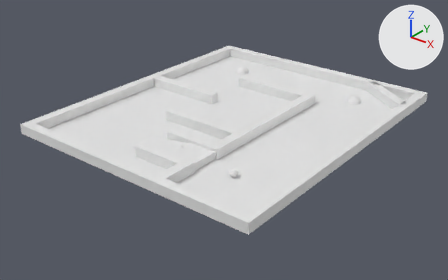
Two versions of the Blender file scenes/levels/lvl3.blend, one commit apart.
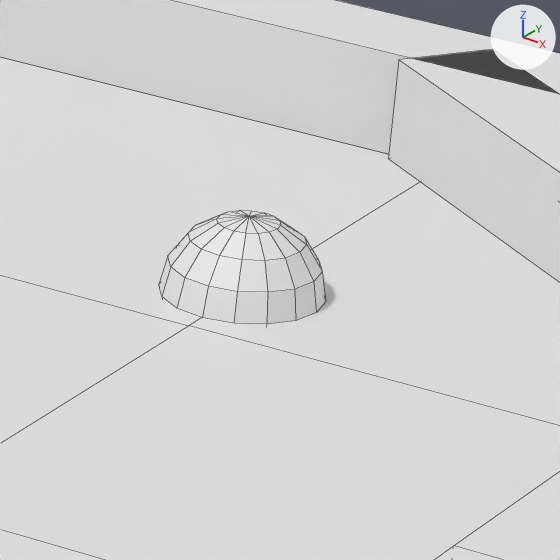
The first picture shows the older version from a camera (50 mm lens) standing at (5.55, -7.19, 5.08) and looking at (-1.63, 1.78, -0.48). The close-ups show both versions on the part from 74% to 85% of the width and 28% to 45% of the height of that picture; other places that the commit changed are outside them. Every picture has the same lights, and +X, +Y and +Z are marked at upper right. The close-ups show mesh edges as thin lines.

The first close-up shows 'Ground', 'Item1', 'Wall.003', 'Wall.004', 'Wall.008'.
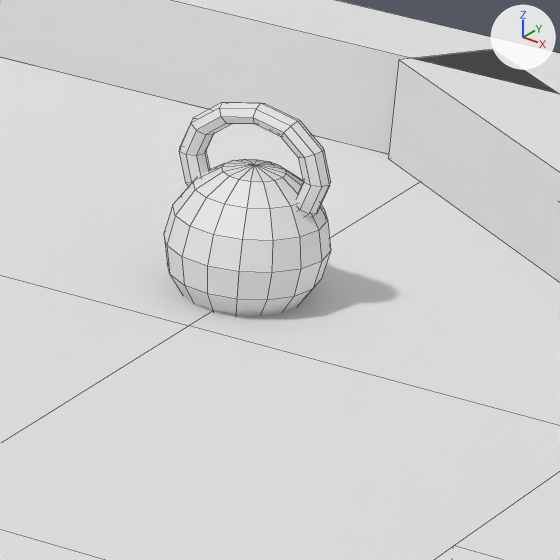
Pixel boxes [x1, y1, x2, y2] of what changed, in the close-ups (560 x 560 px):
'Item1', moved
    before: [159, 210, 326, 324]
    after: [164, 159, 331, 316]
'Torus', added
    after: [179, 102, 331, 216]

What the commit changed:
Mesh me_torus is new.
It is a torus around z (ring radius 0.1, tube radius 0.02) spanning x -0.12..0.12, y -0.12..0.12, z -0.02..0.02.
Object 'Item1' (ob_item1) moves from (0.0, 4.2, 0.0) to (0.0, 4.2, 0.1).
Object 'Torus' (ob_torus) is new; it shows me_torus.
Its parent is ob_item1.
Its matrix parent inverse is Matrix(((1.0, 0.0, 0.0, 0.0), (0.0, 1.0, 0.0, -4.2), (0.0, 0.0, 1.0, -0.1), (0.0, 0.0, 0.0, 1.0))).
Its location is (0.0, 4.2, 0.248).
Its rotation in degrees is (90, 0, 0).
Its scale is (1.26, 1.0, 1.26).
